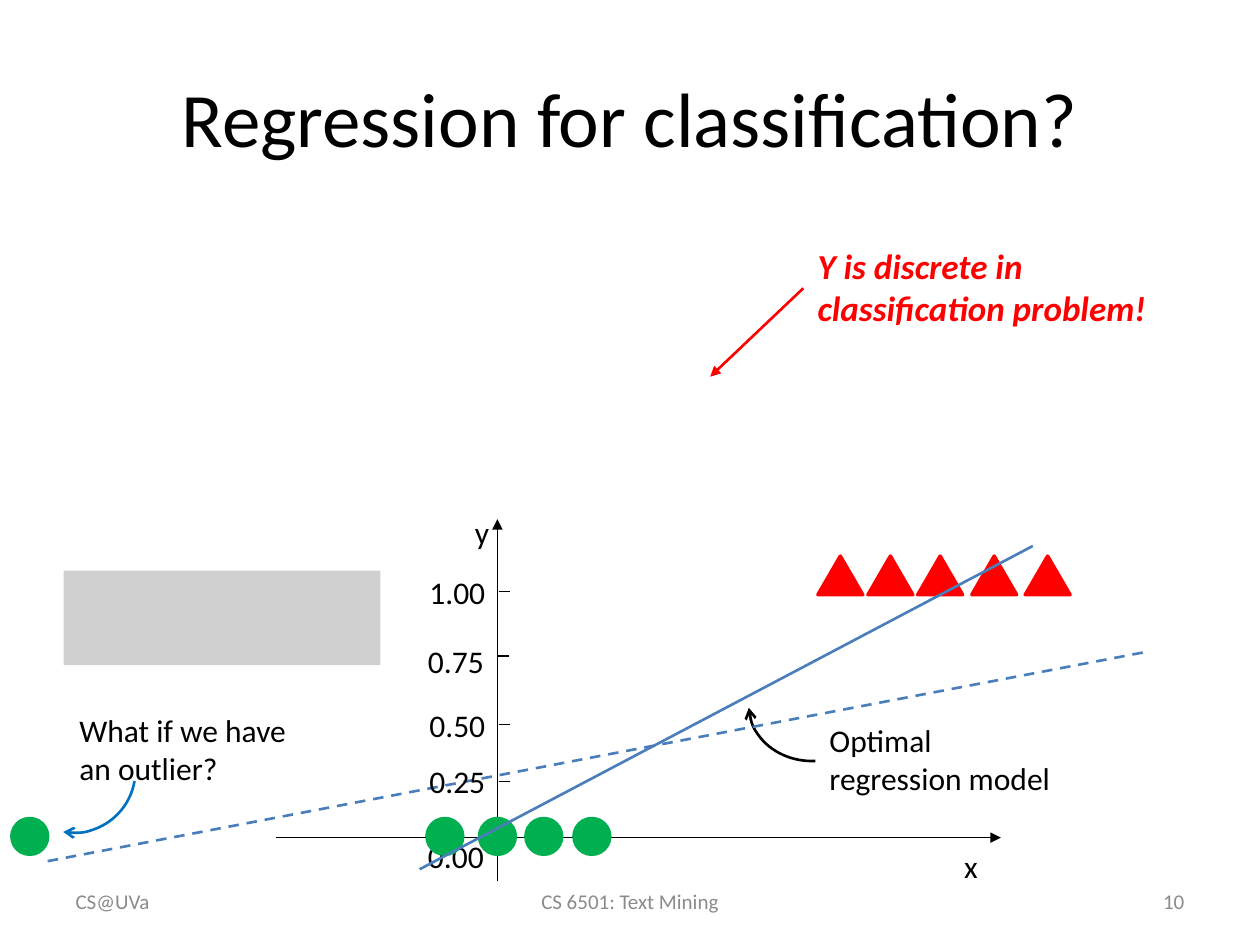
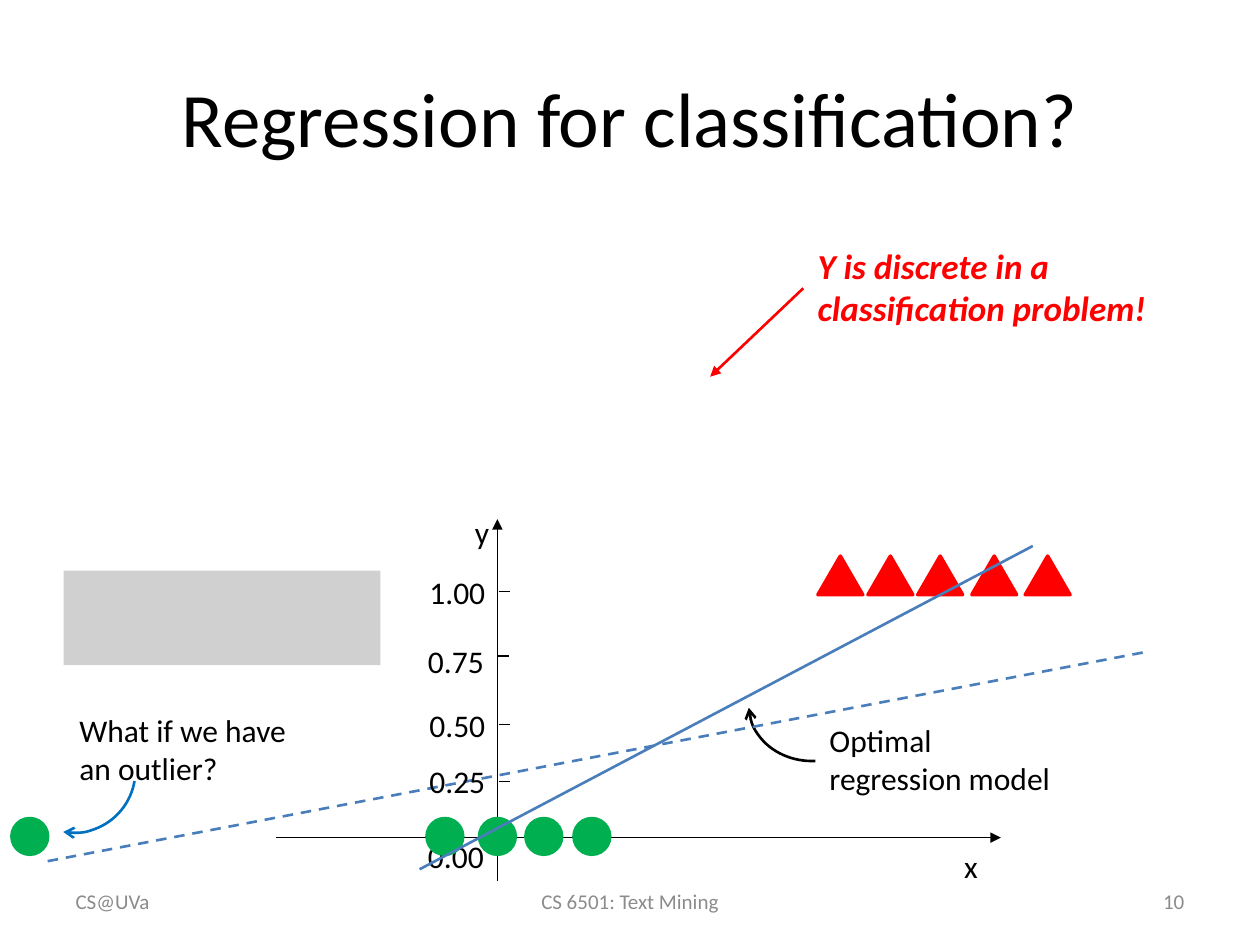
Before and after one commit to wang296/CS6501-Text-Mining, a slide deck: slide 10 of docs/Logistic Regression.pptx. Drawn at 1260x945 pixels with LibreOffice and Linux fonts; fonts in the diff are those of the drawing; grey boxes stand for pictures. Boxes give left, top, right and bottom in pixels: in the first picture for what was removed or moved away, otherwise in the second. Text is boxed around its words. In the diff, an @@ line names an element or a change of style, - is before the commit and + after.

```diff
--- a/docs/Logistic Regression.pptx
+++ b/docs/Logistic Regression.pptx
@@ text at bbox=[818, 254, 1146, 327]: text changed @@
-Y is discrete in classification problem!
+Y is discrete in a classification problem!
```
Also in this commit, not shown: 13 other slides changed, 22 slides added, 8 other files.
